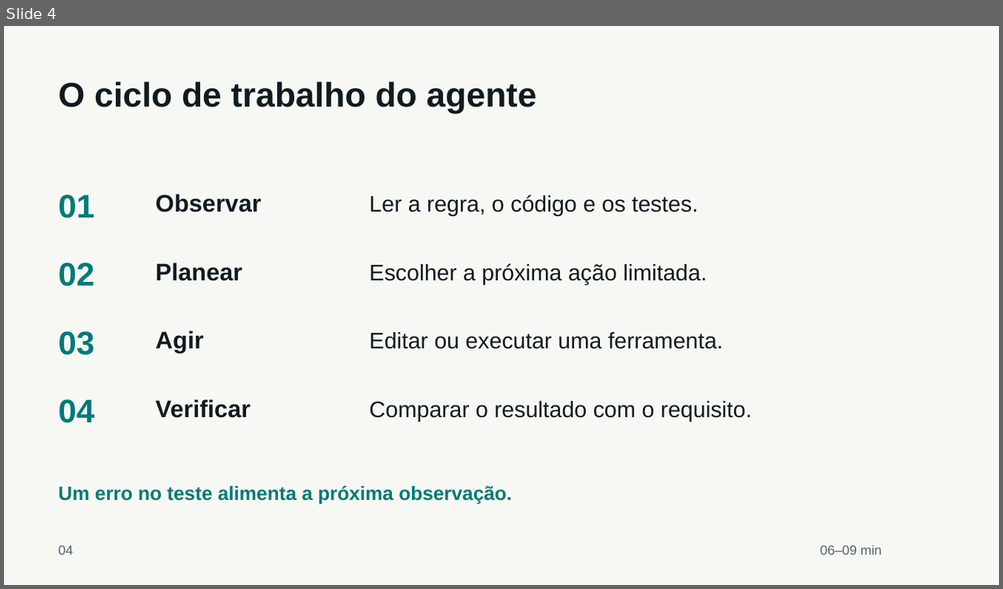
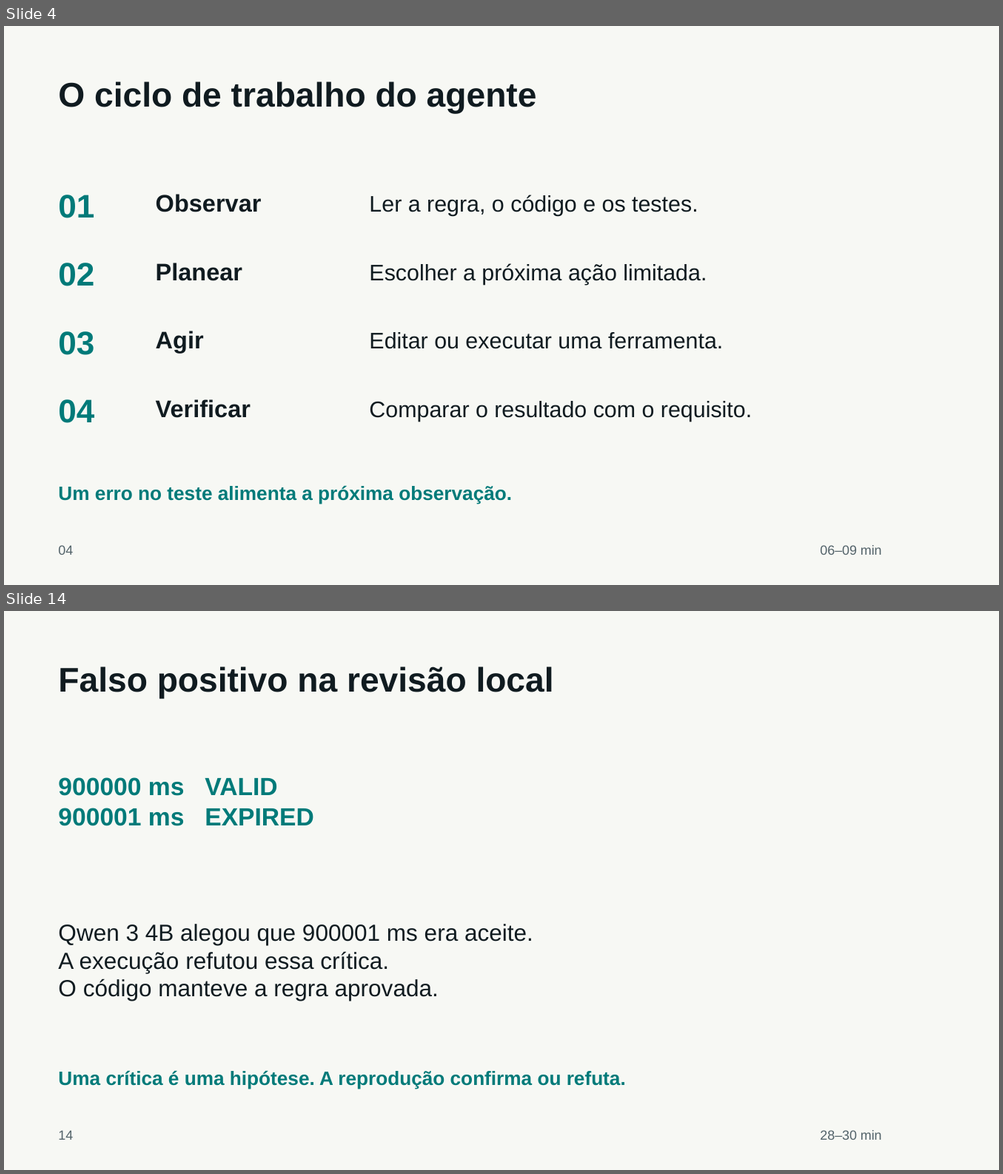
Before and after one commit to claudio-aa/OpenSpec-Demo-aula, a slide deck: presentation/output/workshop-agentes-openspec.pptx. Shown one above the other, each under a label of ours: slide 4 before the commit, slides 4 and 14 after it; the slides between them are not shown. The pictures are 1003x589 and 1003x1174 pixels, drawn with LibreOffice and Linux fonts; fonts in the diff are those of the drawing. Boxes give left, top, right and bottom in pixels: in the first picture for what was removed or moved away, otherwise in the second. Text is boxed around its words. In the diff, an @@ line names an element or a change of style, - is before the commit and + after.

Commit message:
Refresh presentation with measured local model contributions

```diff
--- a/presentation/output/workshop-agentes-openspec.pptx
+++ b/presentation/output/workshop-agentes-openspec.pptx
@@ slide 14 added at (x1=4, y1=611, x2=999, y2=1170), background #F7F8F4 @@
@@ text added at (x1=58, y1=667, x2=554, y2=698), 33 pt, text #101B20, bold @@
+Falso positivo na revisão local
@@ text added at (x1=58, y1=777, x2=313, y2=826), 24 pt, text #007A79, bold @@
+900000 ms VALID
+900001 ms EXPIRED
@@ text added at (x1=58, y1=924, x2=533, y2=1001), 22.5 pt, text #101B20 @@
+Qwen 3 4B alegou que 900001 ms era aceite.
+A execução refutou essa crítica.
+O código manteve a regra aprovada.
@@ text added at (x1=58, y1=1071, x2=626, y2=1090), 18.8 pt, text #007A79, bold @@
+Uma crítica é uma hipótese. A reprodução confirma ou refuta.
@@ text added at (x1=58, y1=1130, x2=73, y2=1140), 12.8 pt, text #526269 @@
+14
@@ text added at (x1=819, y1=1130, x2=882, y2=1140), 12.8 pt, text #526269 @@
+28–30 min
```
Also in this commit, not shown: 12 slides changed, 2 other slides added, 6 other files.
